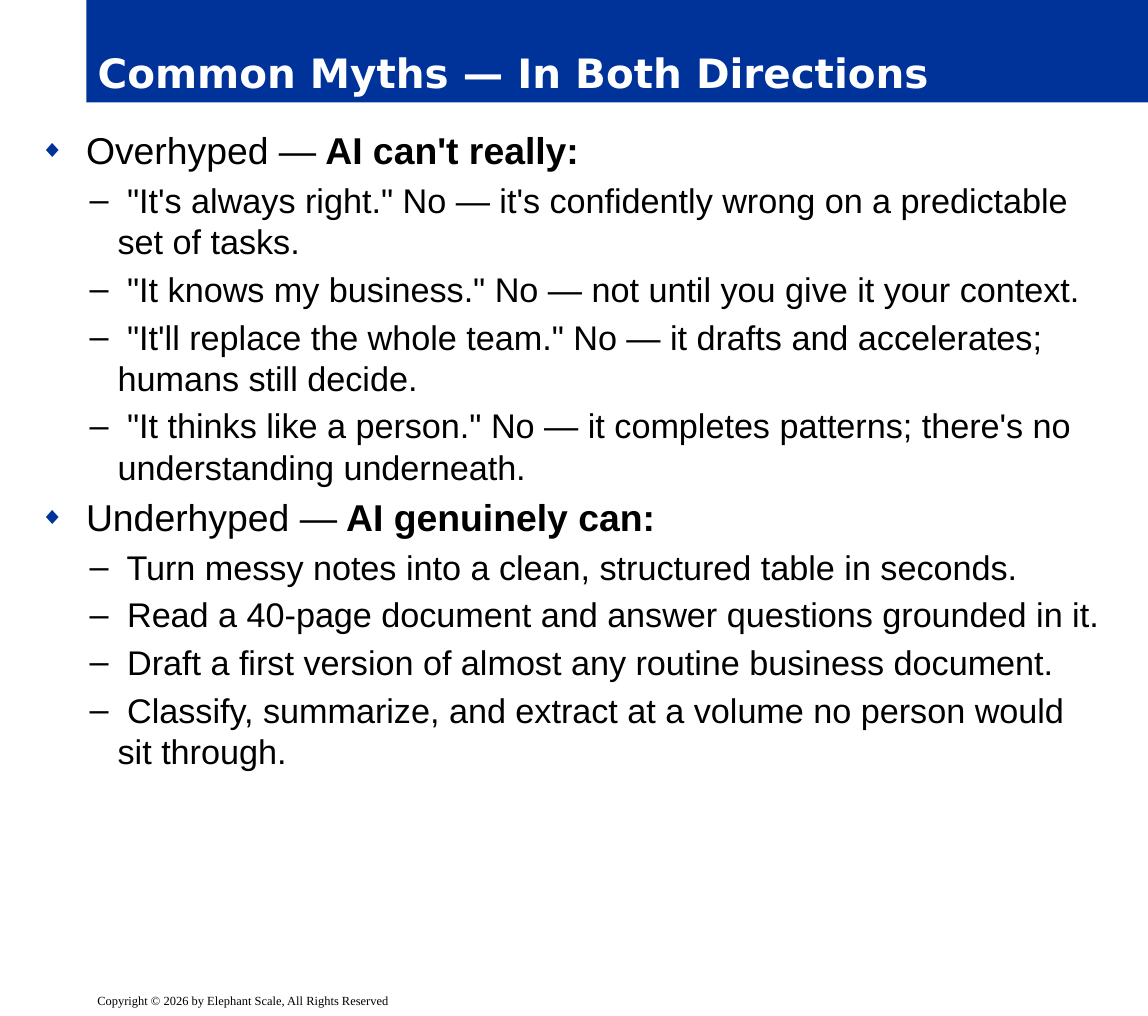
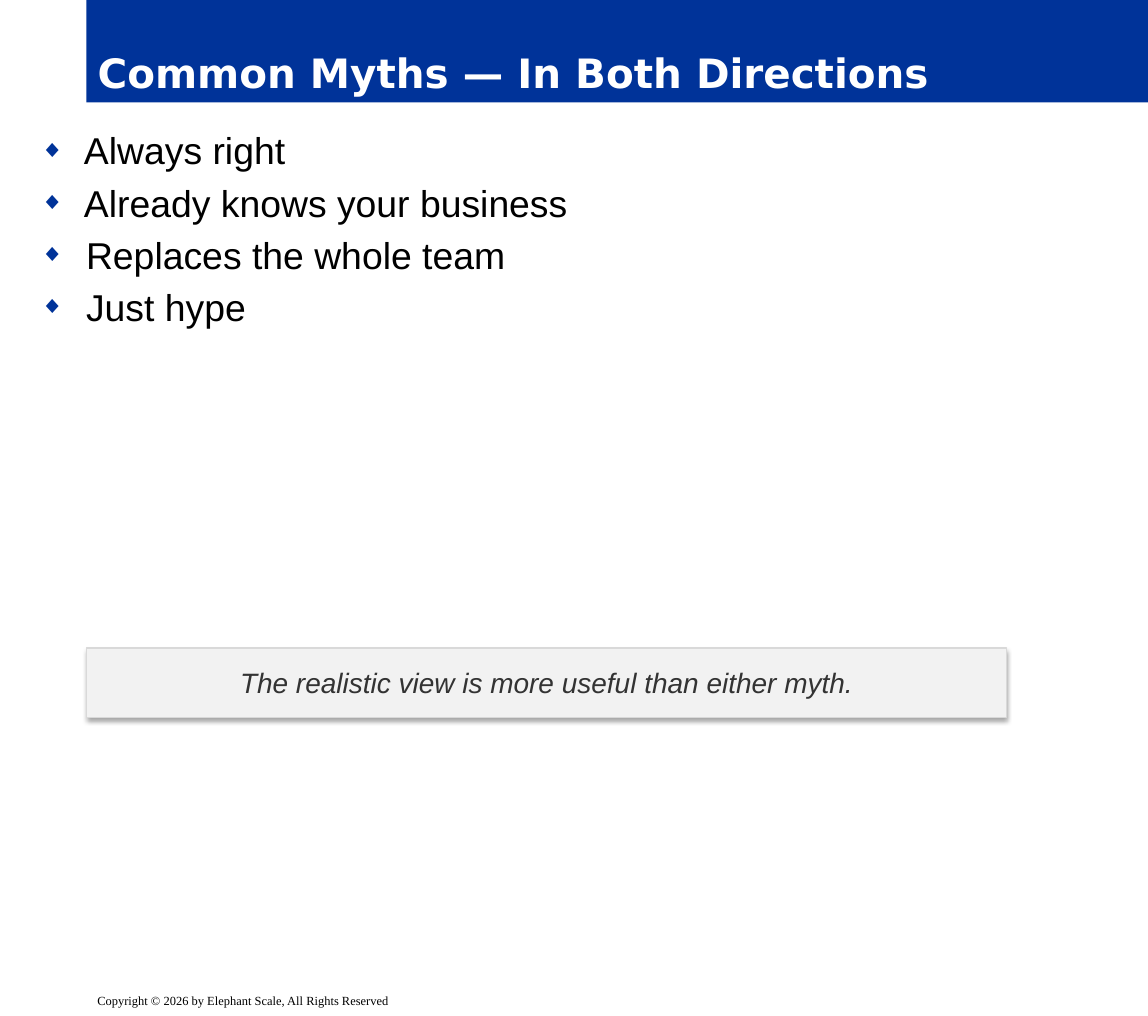
Before and after one commit to elephantscale/ai-automation-essentials, a slide deck: slide 16 of slides/release/01-foundations.pptx. Drawn at 1148x1016 pixels with LibreOffice and Linux fonts; fonts in the diff are those of the drawing; background and template pictures are left out. Boxes give left, top, right and bottom in pixels: in the first picture for what was removed or moved away, otherwise in the second. Text is boxed around its words. In the diff, an @@ line names an element or a change of style, - is before the commit and + after.

```diff
--- a/slides/release/01-foundations.pptx
+++ b/slides/release/01-foundations.pptx
@@ text at box(84, 137, 567, 329): text changed; size 22 to 24 pt @@
-◆ Overhyped — AI can't really:
-  – "It's always right." No — it's confidently wrong on a predictable set of tasks.
-  – "It knows my business." No — not until you give it your context.
-  – "It'll replace the whole team." No — it drafts and accelerates; humans still decide.
-  – "It thinks like a person." No — it completes patterns; there's no understanding underneath.
-◆ Underhyped — AI genuinely can:
-  – Turn messy notes into a clean, structured table in seconds.
-  – Read a 40-page document and answer questions grounded in it.
-  – Draft a first version of almost any routine business document.
-  – Classify, summarize, and extract at a volume no person would sit through.
+◆ Always right
+◆ Already knows your business
+◆ Replaces the whole team
+◆ Just hype
@@ rectangle added at box(87, 648, 1007, 718), fill #F2F2F2, outline #D9D9D9 0.75 pt, 18 pt, text #333333, italic @@
+The realistic view is more useful than either myth.
```
Also in this commit, not shown: 21 other slides changed.
